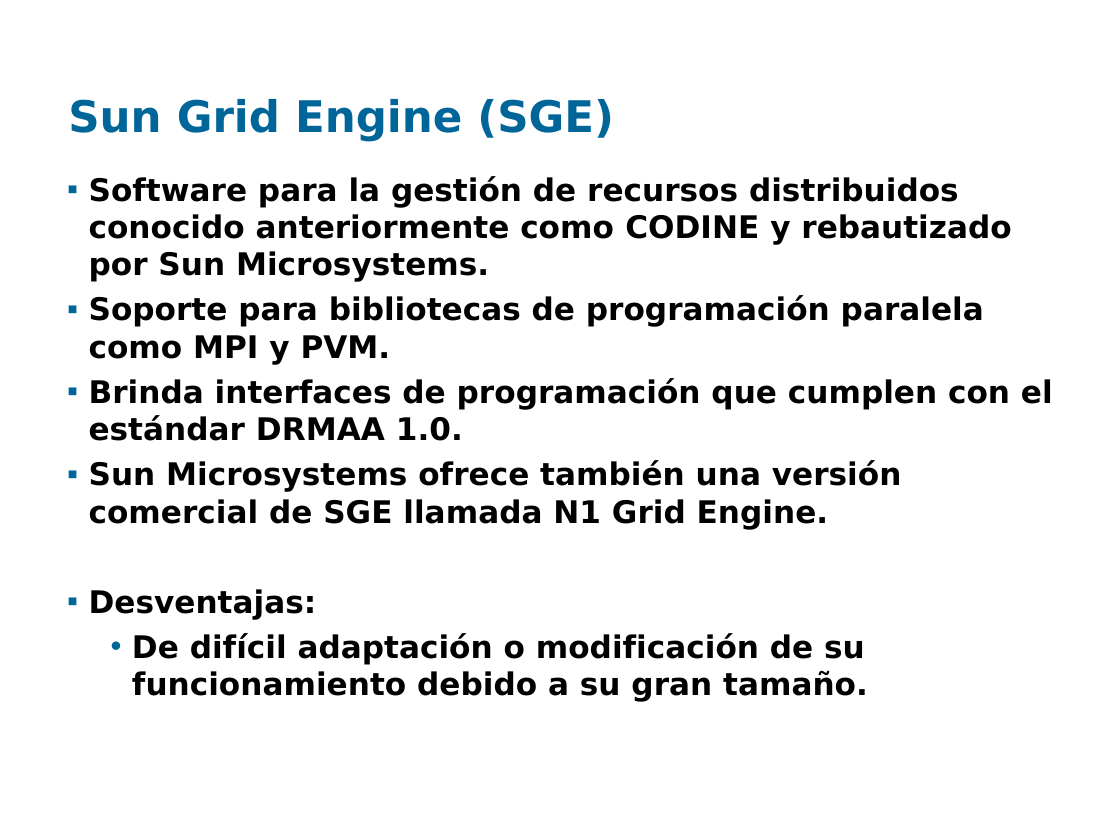
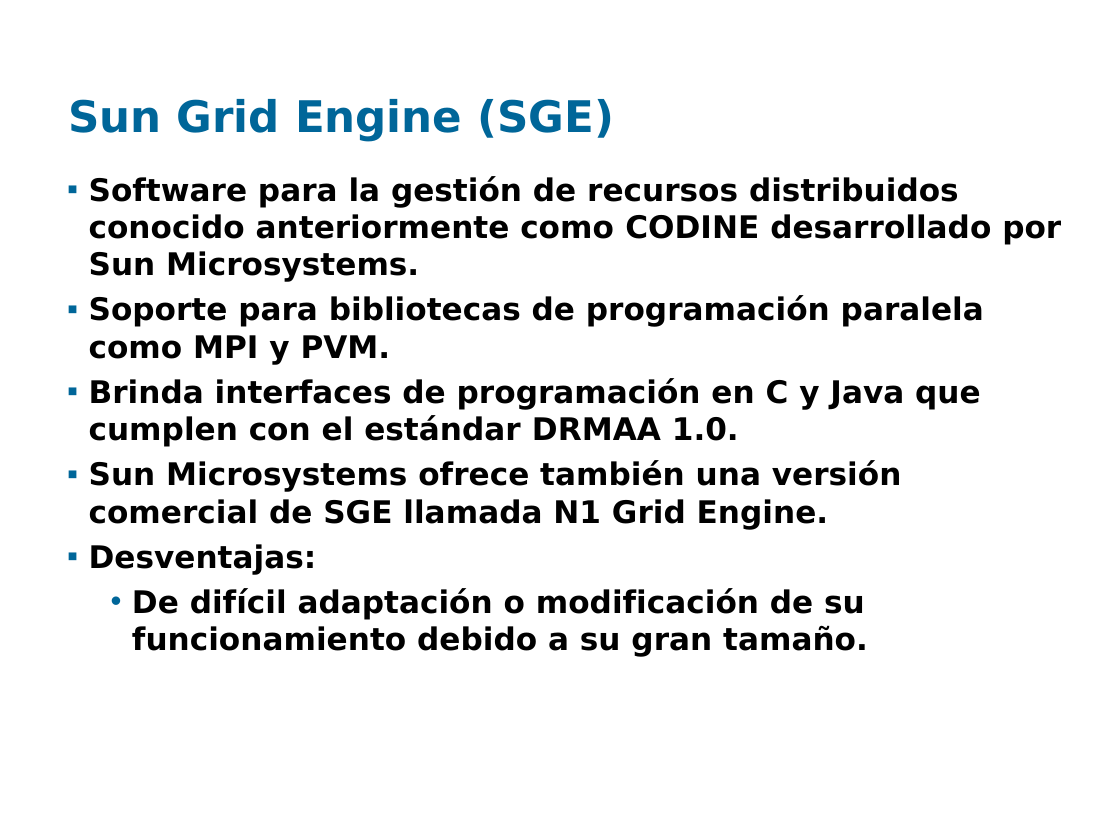
Before and after one commit to santiago-iturriaga/pgruso2007, a slide deck: slide 5 of Documentacion/Presentación Fenton - Santiago.ppt. Drawn at 1120x840 pixels with LibreOffice and Linux fonts; fonts in the diff are those of the drawing; background and template pictures are left out. Boxes give left, top, right and bottom in pixels: in the first picture for what was removed or moved away, otherwise in the second. Text is boxed around its words. In the diff, an @@ line names an element or a change of style, - is before the commit and + after.

```diff
--- a/Documentacion/Presentación Fenton - Santiago.ppt
+++ b/Documentacion/Presentación Fenton - Santiago.ppt
@@ text at box(89, 176, 1061, 282): text changed @@
-▪ Software para la gestión de recursos distribuidos conocido anteriormente como CODINE y rebautizado por Sun Microsystems.
+▪ Software para la gestión de recursos distribuidos conocido anteriormente como CODINE desarrollado por Sun Microsystems.
@@ text at box(89, 378, 981, 447): text changed @@
-▪ Brinda interfaces de programación que cumplen con el estándar DRMAA 1.0.
+▪ Brinda interfaces de programación en C y Java que cumplen con el estándar DRMAA 1.0.
```
Also in this commit, not shown: 2 other slides changed, 6 slides added, 4 slides removed.
